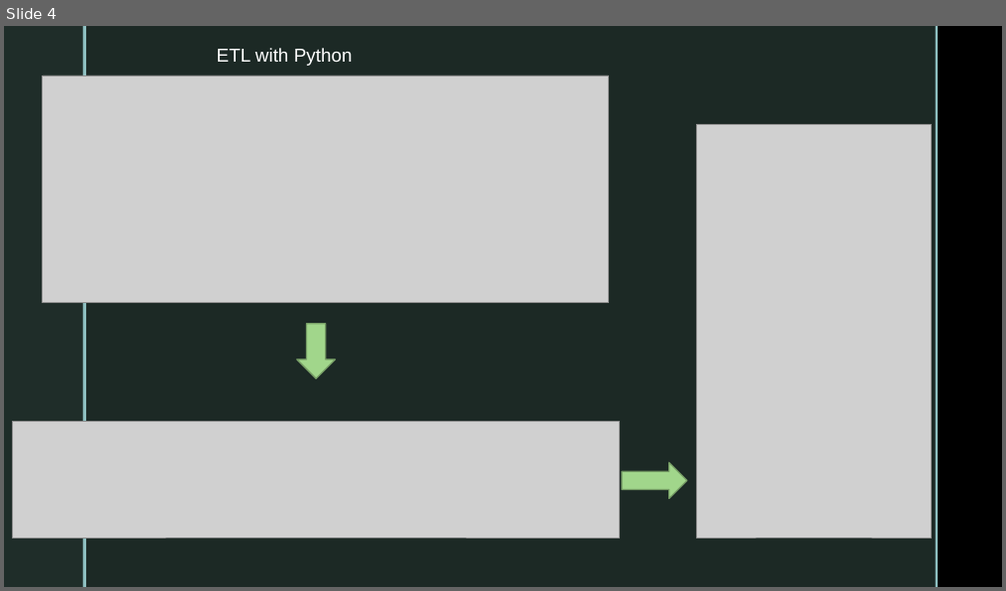
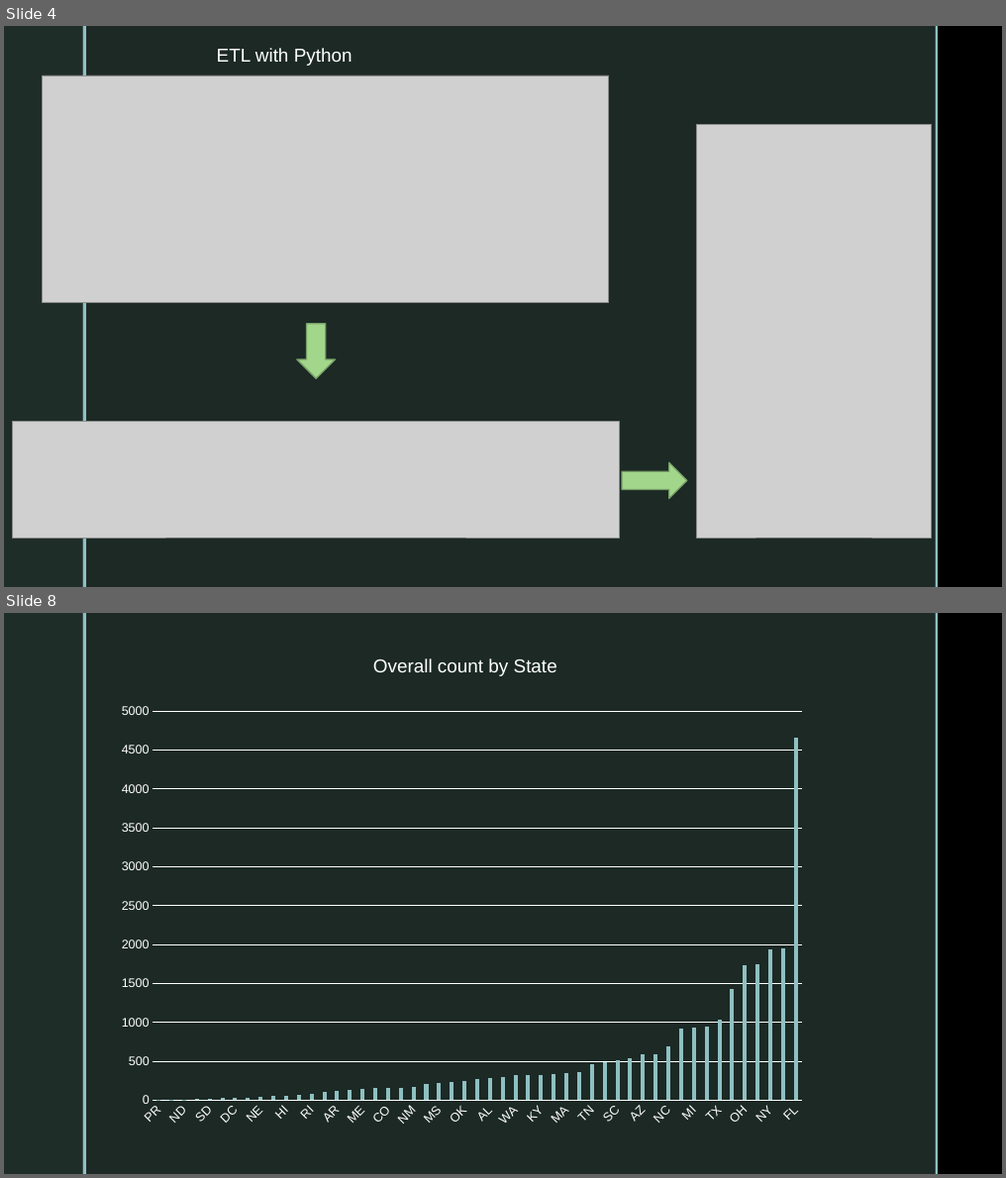
Before and after one commit to jlgithub453/Project_2_version2, a slide deck: Presentation1.pptx. Shown one above the other, each under a label of ours: slide 4 before the commit, slides 4 and 8 after it; the slides between them are not shown. The pictures are 1006x591 and 1006x1178 pixels, drawn with LibreOffice and Linux fonts; fonts in the diff are those of the drawing; grey boxes stand for pictures; background and template pictures are left out. Boxes give left, top, right and bottom in pixels: in the first picture for what was removed or moved away, otherwise in the second. Text is boxed around its words. In the diff, an @@ line names an element or a change of style, - is before the commit and + after.

```diff
--- a/Presentation1.pptx
+++ b/Presentation1.pptx
@@ slide 8 added at [4,613,1002,1174], background picture (left out); not listed: 4 template elements that a slide beside it also shows @@
@@ text added at [373,659,557,676], 18 pt, text #FFFFFF @@
+Overall count by State
@@ column chart added at [106,704,852,1137] @@
+categories: PR, AK, ND, MT, SD, NH, DC, VT, NE, WV, HI, ID, RI, UT, AR, KS, ME, DE, CO, IA, NM, MN, MS, OR, OK, MO, AL, CT, WA, VA, KY, NV, MA, LA, TN, GA, SC, MD, AZ, WI, NC, IN, MI, PA, TX, NJ, OH, CA, NY, IL, FL
+Series 1: 0, 0, 0, 0, 0, 0, 0, 0, 0, 100, 100, 100, 100, 100, 100, 100, 100, 200, 200, 200, 200, 200, 200, 200, 200, 300, 300, 300, 300, 300, 300, 300, 400, 400, 500, 500, 500, 500, 600, 600, 700, 900, 900, 900, 1000, 1400, 1700, 1800, 1900, 1900, 4700
```
Also in this commit, not shown: 3 other slides added.
